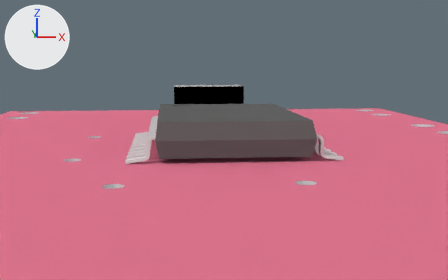
Two versions of the Blender file products/12082/geometry_edit_blender/AD5330_Breakout.blend, one commit apart.
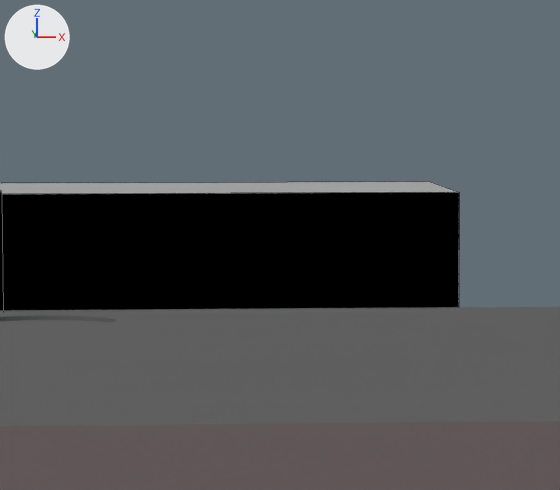
Each version is shown from a 50 mm camera at (8.23, -6.14, 3.65) aimed at (10.85, 21.31, -0.01), then close up on the part from 39% to 58% of the width and 20% to 47% of the height. Lighting does not change. The marker at upper left points along +X, +Y and +Z. The close-ups show mesh edges as thin lines.

The older version as bpy lines, for what is in view:
```python
me_mesh3_eia3216_1_model = bpy.data.meshes.new('Mesh3 EIA3216_1 Model')
me_mesh3_eia3216_1_model.from_pydata(...)  # 24 vertices, 18 faces; spans x 8.56..11.76, y 0.8..2.4, z -22.39..-20.79
# faces by material slot: [2, 5, 1, 10]
me_mesh3_eia3216_1_model.materials.append(mat_frontcolor)  # white #ffffff
me_mesh3_eia3216_1_model.materials.append(mat_m_0137_black)  # black #000000
me_mesh3_eia3216_1_model.materials.append(mat_m_0134_dimgray)  # grey #acacac
me_mesh3_eia3216_1_model.materials.append(mat_m_0131_silver)  # light grey #e1e1e1
# before: 6 (11.66, 2.4, -22.39) at pixel (430, 181), 7 (11.66, 2.4, -20.79) at pixel (459, 192), 8 (11.66, 0.8, -20.79), 10 (11.66, 0.8, -22.39), 11 (8.66, 2.4, -22.39)
# before: 12 (8.66, 2.4, -20.79) at pixel (1, 194), 13 (8.66, 0.8, -22.39), 14 (8.66, 0.8, -20.79)
me_mesh4_tssop20_1_model = bpy.data.meshes.new('Mesh4 TSSOP20_1 Model')
me_mesh4_tssop20_1_model.from_pydata(...)  # 1924 vertices, 1046 faces; spans x 7.15..13.17, y 0.8..1.94, z -16.87..-10.37
# faces by material slot: [86, 960]
me_mesh4_tssop20_1_model.materials.append(mat_m_0136_charcoal)  # dark grey #686868
me_mesh4_tssop20_1_model.materials.append(mat_m_0131_silver)  # light grey #e1e1e1
ob_mesh3_eia3216_1_model = bpy.data.objects.new('Mesh3 EIA3216_1 Model', me_mesh3_eia3216_1_model)
ob_mesh3_eia3216_1_model.location = (0.0, 0.0, 0.0)
ob_mesh3_eia3216_1_model.rotation_euler = (1.571, 0.0, 0.0)  # degrees (90, 0, 0)
ob_mesh4_tssop20_1_model = bpy.data.objects.new('Mesh4 TSSOP20_1 Model', me_mesh4_tssop20_1_model)
ob_mesh4_tssop20_1_model.location = (0.0, 0.0, 0.0)
ob_mesh4_tssop20_1_model.rotation_euler = (1.571, 0.0, 0.0)  # degrees (90, 0, 0)
```
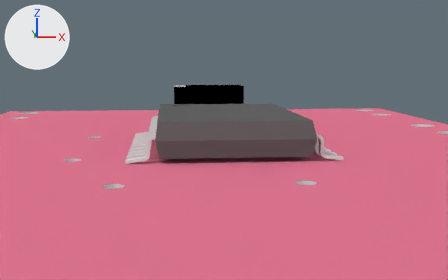
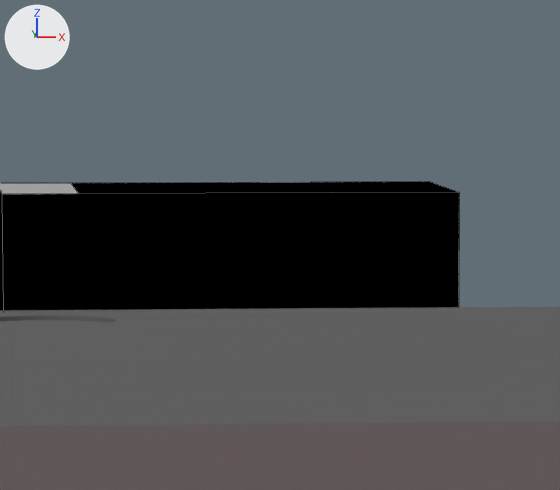
What differs and where, as boxes (x1, y1, x2, y2) in the close-ups (560 x 490 px; the box of a moved part takes in the faces that stretch with it):
part 1 of me_mesh3_eia3216_1_model, moved or reshaped
    both: (0, 182, 459, 198)

The edits, one by one:
me_mesh3_eia3216_1_model has 24 vertices, 18 faces and spans x 8.56..11.76, y 0.8..2.4, z -22.39..-20.79.
me_mesh3_eia3216_1_model is used by ob_mesh3_eia3216_1_model.
Verts and faces of me_mesh3_eia3216_1_model; kept vertices keep their numbers, new ones are numbered from 24.
Part 1, on me_mesh3_eia3216_1_model:
Faces deleted: (6, 10, 13, 11), (7, 12, 14, 8), (6, 11, 12, 7).
New vertex 24 is at (9.16, 2.4, -22.39), pixel (70, 183).
New vertex 25 is at (9.16, 2.4, -20.79), pixel (78, 193).
New faces: (6, 24, 25, 7), (6, 10, 13, 11, 24), (7, 25, 12, 14, 8) (mat_m_0137_black (black #000000)).
New faces: (11, 12, 25, 24) (mat_m_0134_dimgray (grey #acacac)).
